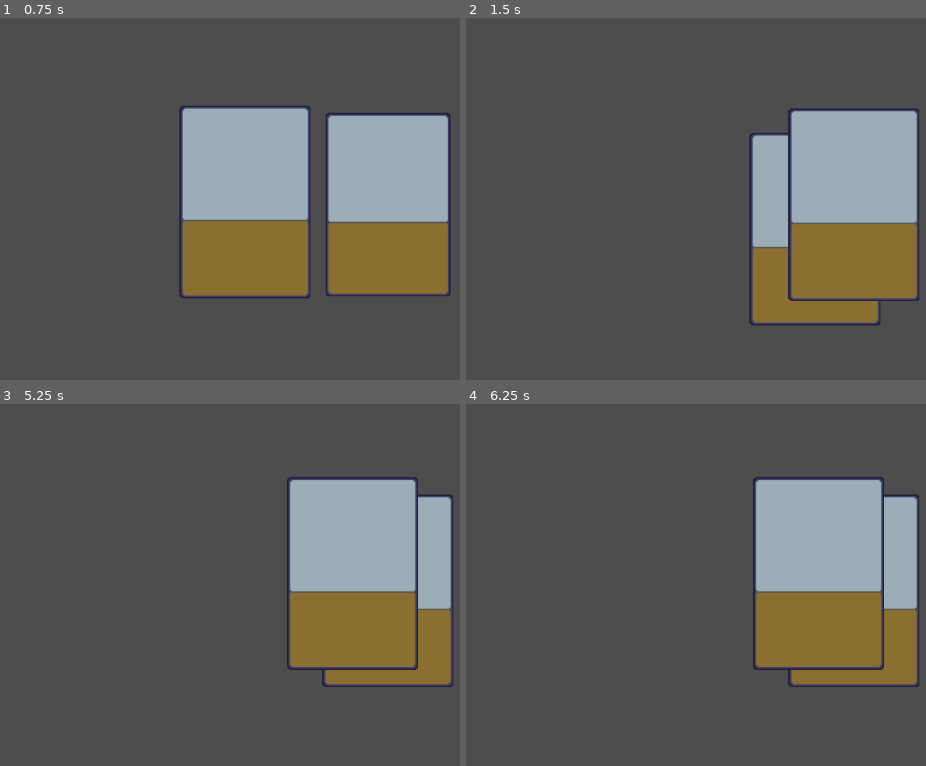
Above: before the commit, frames 1-4 (two rows, left to right).
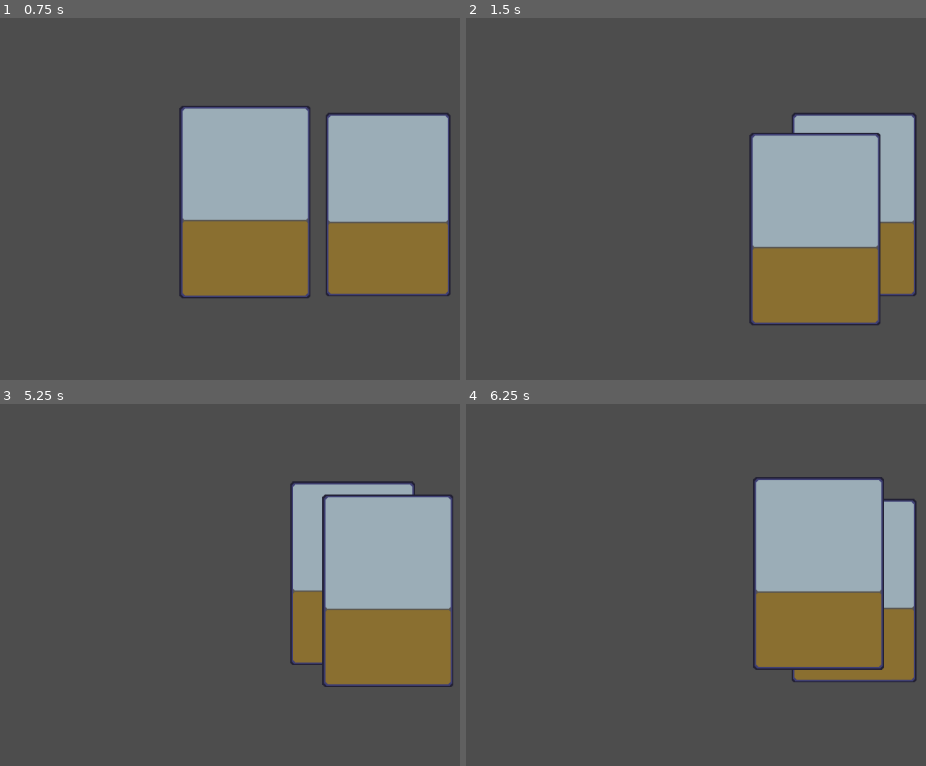
Above: after the commit, the same moments.

Repository: shanearthur/htbg-casters
Game: Godot game, scene res://scenes/main.tscn
Two runs of this game, one before a commit and one after it. Both use one fixed random seed, a clock stepped at 60 frames per second and the inputs below.
Inputs (mouse positions are in pixels of both pictures, inside the frame that each line leads up to):
- Up to frame 1 (0.75 s): tap Enter at 0.5 s; drag from (174, 199) to (386, 206) at 0.52 s
- Up to frame 2 (1.5 s): tap Space at 1.25 s; drag from (852, 206) to (737, 278) at 1.27 s
- Up to frame 3 (5.25 s): tap Enter at 2, 3.5 s; move the mouse to (391, 476) at 2.02 s; click (391, 476) at 2.17 s; tap Space at 2.75, 4.25 s; drag from (271, 664) to (73, 505) at 2.77 s; move the mouse to (outside the picture) at 3.52 s; click (outside the picture) at 3.67 s; drag from (73, 505) to (386, 592) at 4.27 s; move the mouse to (354, 574) at 5.02 s; click (354, 574) at 5.17 s
- Up to frame 4 (6.25 s): drag from (659, 461) to (852, 592) at 5.77 s

Frame 1 is identical in both runs. In frame 2, 3.7% of the frame differs, in the area x 70-99%, y 25-79%; in frame 3, 3.6%; in frame 4, 1.3%.

Commit message:
FIX: hovering off one card to another does not hover second card

Diff:
--- a/scripts/card_manager.gd
+++ b/scripts/card_manager.gd
@@ -6,6 +6,7 @@
 
 var screen_size
 var dragged_card
+var is_hovering_on_card
 
 
 func _ready() -> void:
@@ -38,11 +39,20 @@
 
 
 func on_hovered_over_card(card):
-	highlight_card(card, true)
+	if !is_hovering_on_card:
+		is_hovering_on_card = true
+		highlight_card(card, true)
 
 
 func on_hovered_off_card(card):
+	#is_hovering_on_card = false
 	highlight_card(card, false)
+	# check if hovered off one card straight onto another
+	var new_card_hovered = castcheck_for_card()
+	if new_card_hovered:
+		highlight_card(new_card_hovered, true)
+	else:
+		is_hovering_on_card = false
 
 
 func highlight_card(card, hovered):
